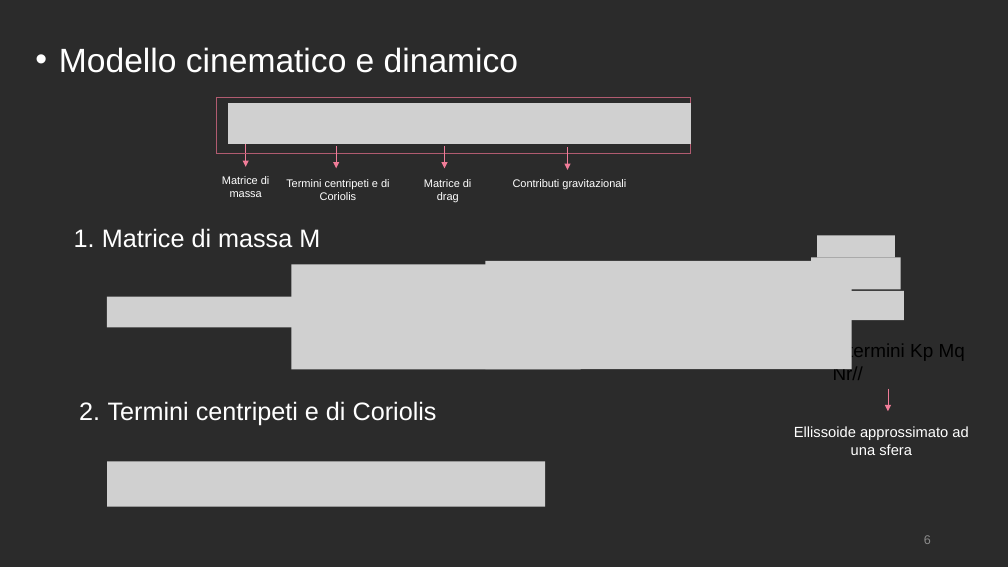
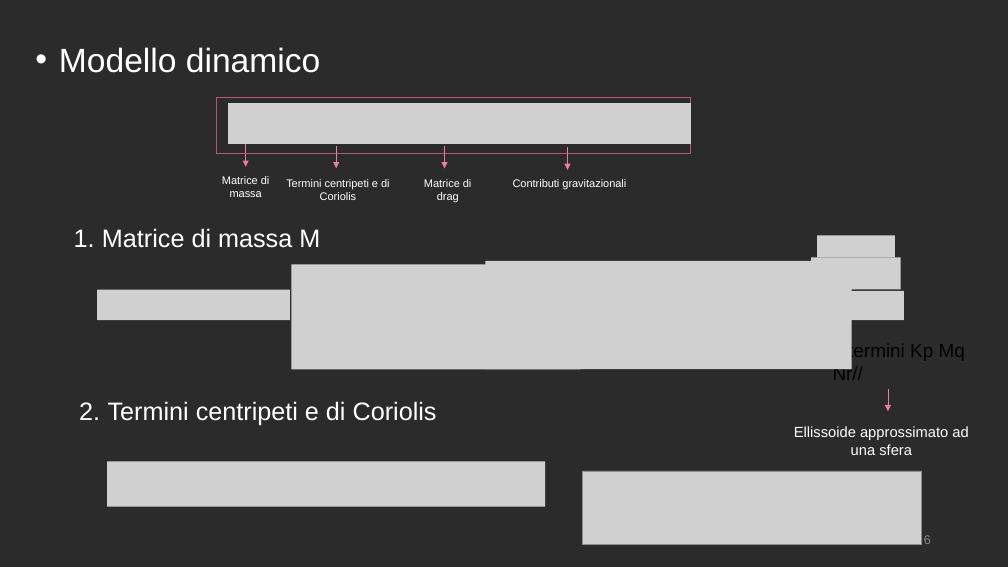
Before and after one commit to polifab/Subacquei_modello, a slide deck: slide 7 of presentazione.pptx (slide 6 before the commit). Drawn at 1008x567 pixels with LibreOffice and Linux fonts; fonts in the diff are those of the drawing; grey boxes stand for pictures; background and template pictures are left out; a plain dark background stands for a picture behind light text. Boxes give left, top, right and bottom in pixels: in the first picture for what was removed or moved away, otherwise in the second. Text is boxed around its words. In the diff, an @@ line names an element or a change of style, - is before the commit and + after.

```diff
--- a/presentazione.pptx
+++ b/presentazione.pptx
@@ text at [59,47,320,73]: text changed @@
-• Modello cinematico e dinamico
+• Modello dinamico
@@ picture: place and size @@
-picture at [107,297,302,327]
+picture at [97,290,290,320]
@@ picture added at [582,471,922,545] @@
```
Also in this commit, not shown: 9 other slides changed, 1 slide added.
